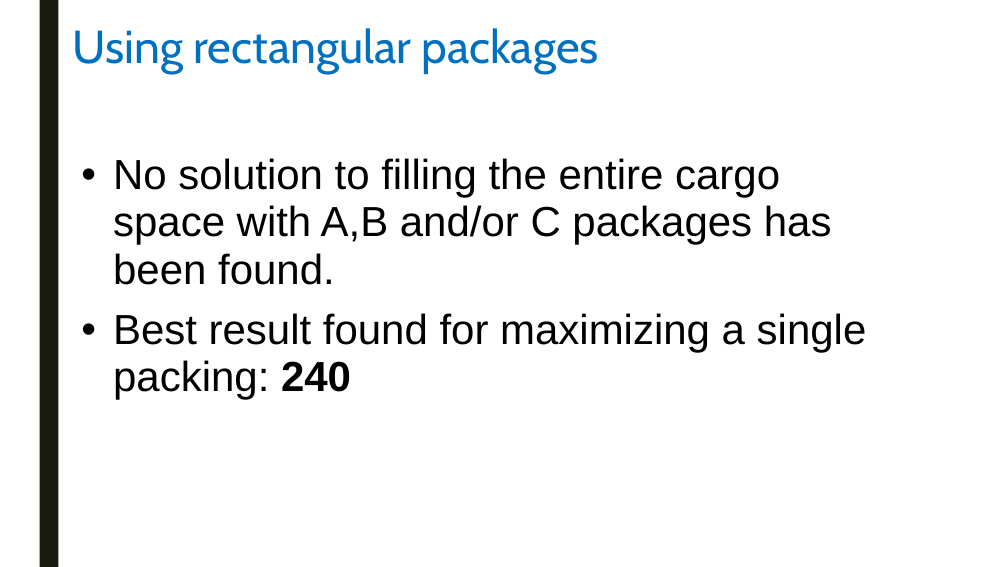
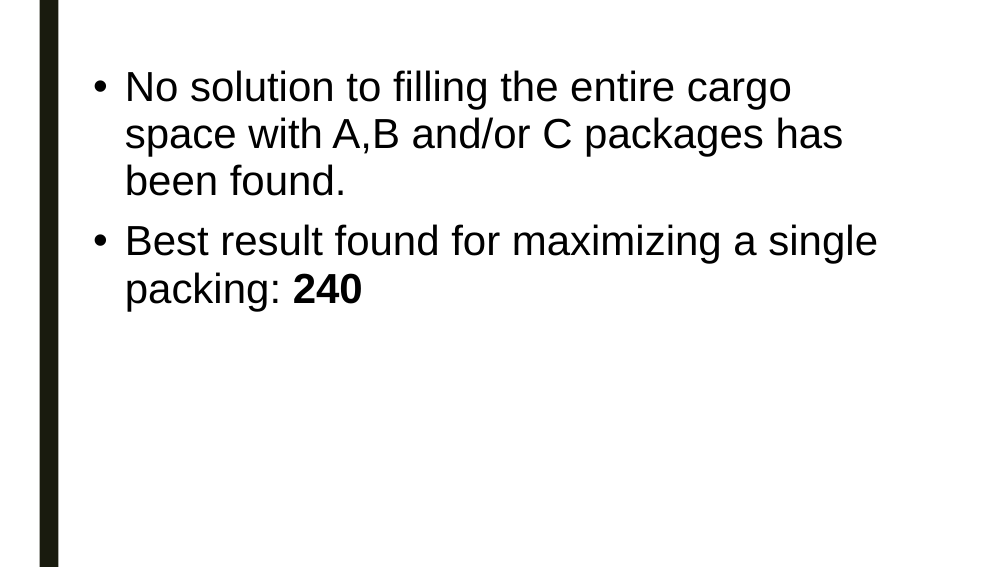
Before and after one commit to swengeler/PP3, a slide deck: slide 6 of Report, presentation and related stuff/Knapsack_problem.pptx (slide 5 before the commit). Drawn at 1008x567 pixels with LibreOffice and Linux fonts; fonts in the diff are those of the drawing. Boxes give left, top, right and bottom in pixels: in the first picture for what was removed or moved away, otherwise in the second. Text is boxed around its words. In the diff, an @@ line names an element or a change of style, - is before the commit and + after.

```diff
--- a/Report, presentation and related stuff/Knapsack_problem.pptx
+++ b/Report, presentation and related stuff/Knapsack_problem.pptx
@@ title removed at [73, 28, 599, 73] @@
-Using rectangular packages
@@ text "No solution to filling the ...": place and size @@
-text "No solution to filling the ..." at [113, 158, 867, 400]
+text "No solution to filling the ..." at [125, 70, 878, 311]
```
Also in this commit, not shown: 10 other slides changed, 5 slides added, 3 slides removed.
